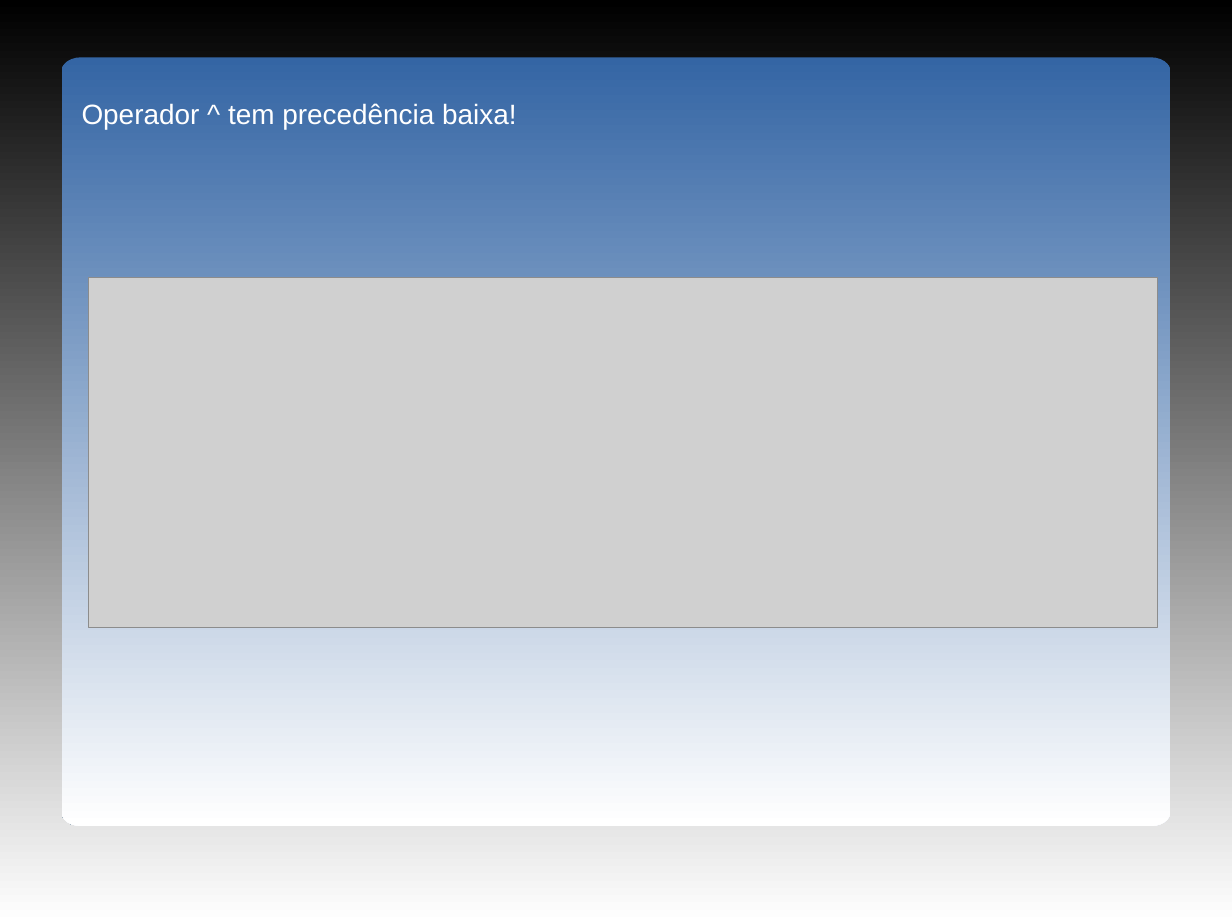
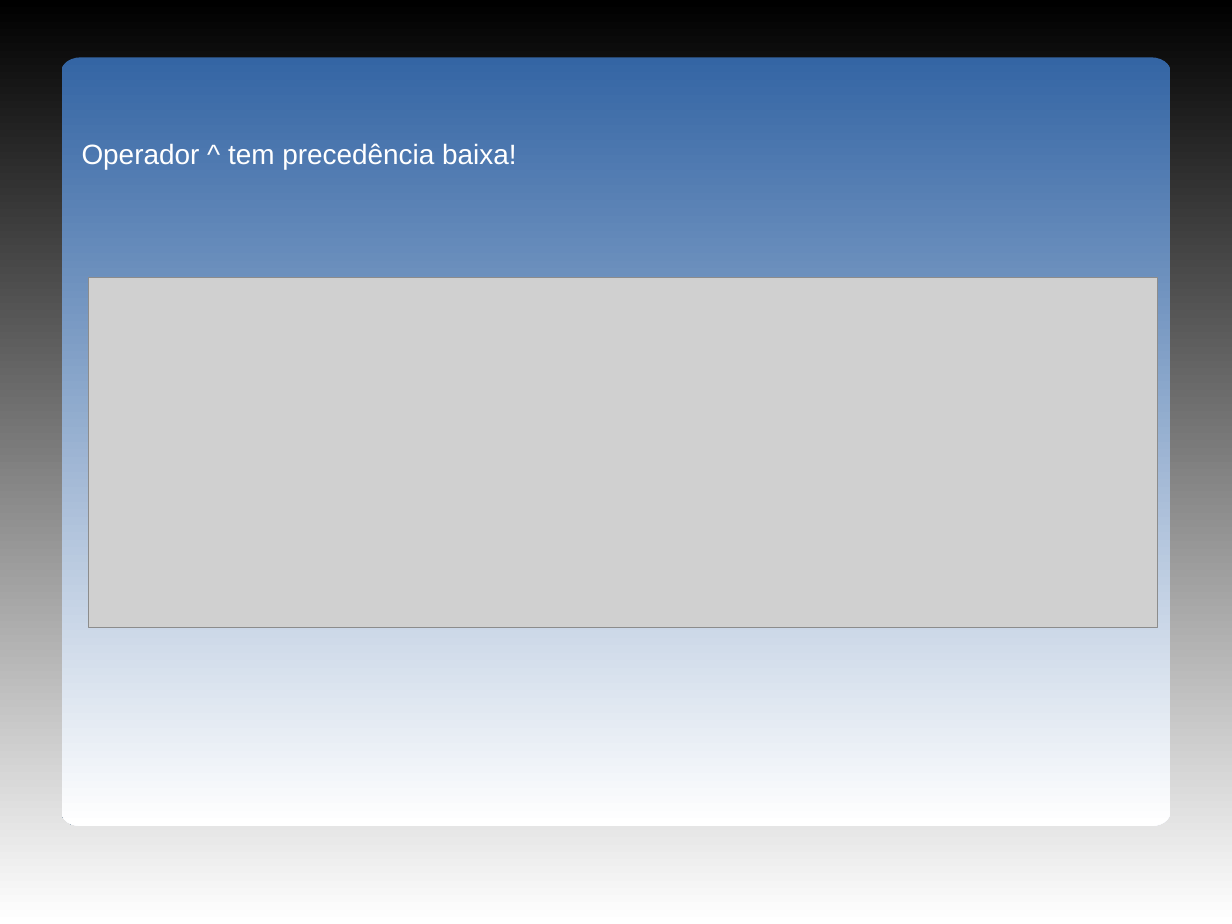
Before and after one commit to ArthurCarmo/mini-cas, a slide deck: slide 12 of doc/pmini-cas05.odp (slide 13 before the commit). Drawn at 1232x924 pixels with LibreOffice and Linux fonts; fonts in the diff are those of the drawing; grey boxes stand for pictures; background and template pictures are left out. Boxes give left, top, right and bottom in pixels: in the first picture for what was removed or moved away, otherwise in the second. Text is boxed around its words. In the diff, an @@ line names an element or a change of style, - is before the commit and + after.

```diff
--- a/doc/pmini-cas05.odp
+++ b/doc/pmini-cas05.odp
@@ text "Operador ^ tem precedência baixa!": place and size @@
-text "Operador ^ tem precedência baixa!" at [82, 103, 517, 129]
+text "Operador ^ tem precedência baixa!" at [82, 143, 517, 169]
```
Also in this commit, not shown: 2 other slides changed, 1 slide removed, 3 other files.
